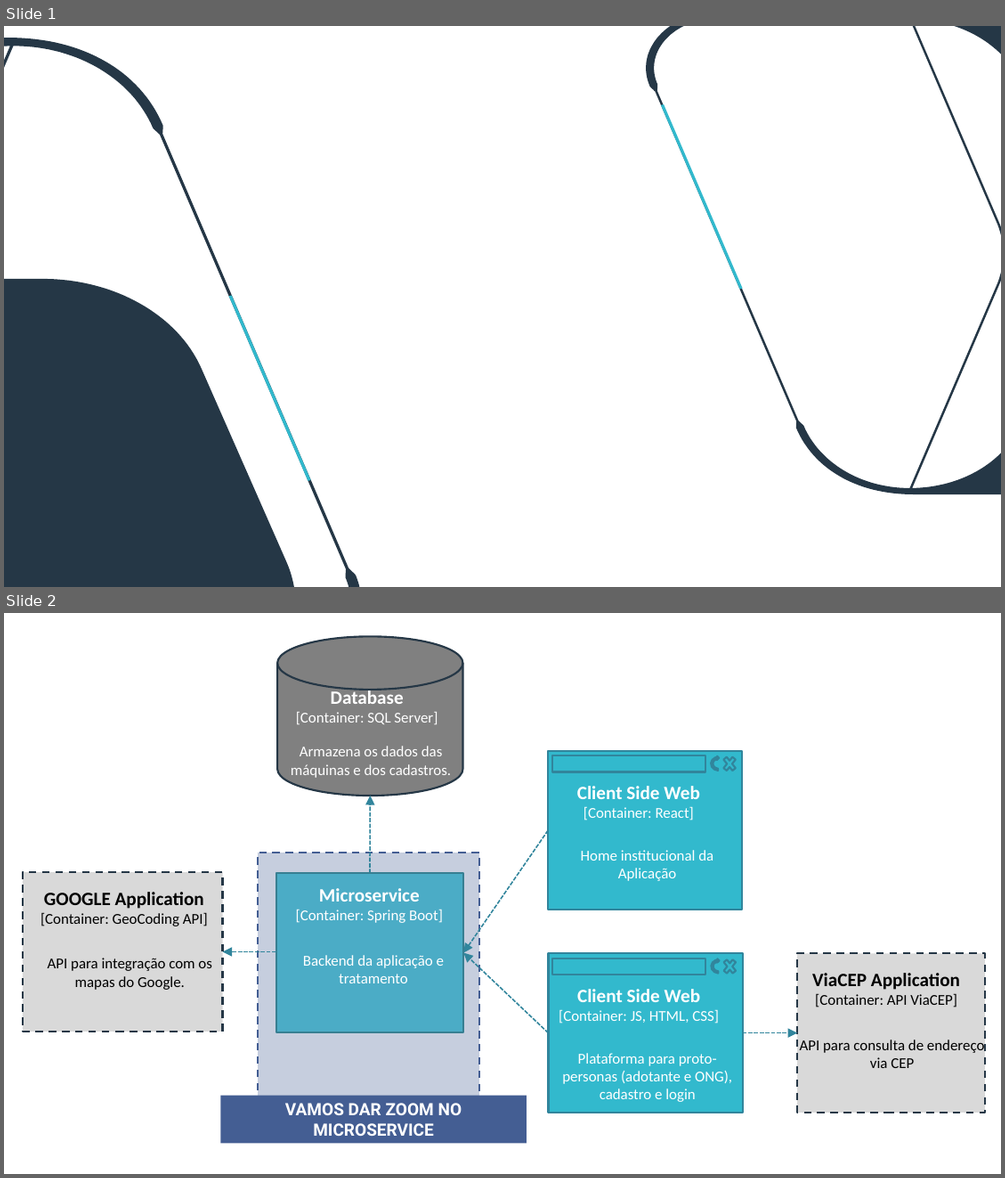
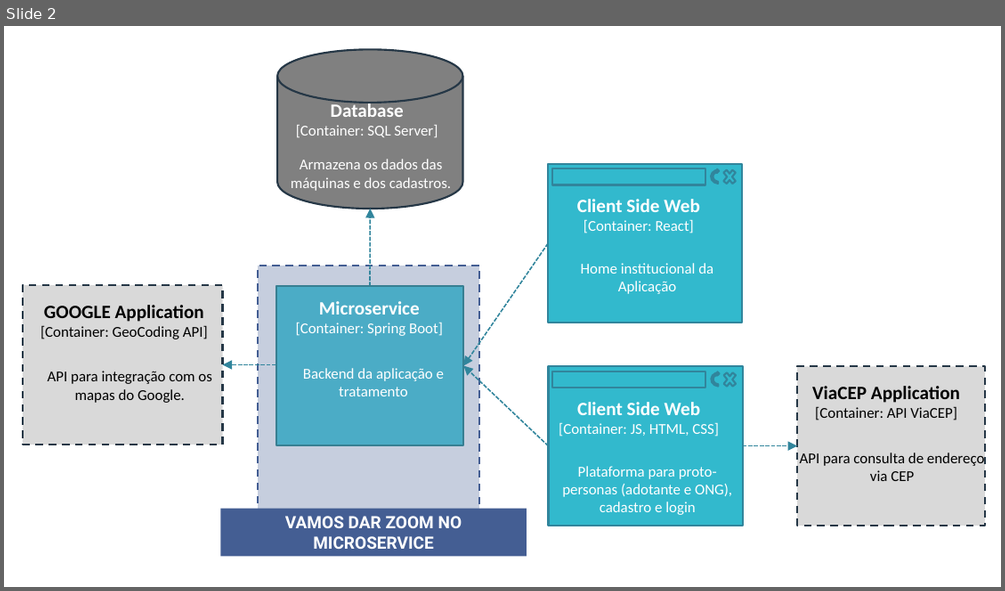
Before and after one commit to Pederzini/miaudote, a slide deck: Documentos/Arquitetura/Arquitetura_MiauDote.pptx. Shown one above the other, each under a label of ours: slides 1 and 2 before the commit, slide 2 after it. The pictures are 1005x1178 and 1005x591 pixels, drawn with LibreOffice and Linux fonts; fonts in the diff are those of the drawing; background and template pictures are left out. Boxes give left, top, right and bottom in pixels: in the first picture for what was removed or moved away, otherwise in the second. Text is boxed around its words. In the diff, an @@ line names an element or a change of style, - is before the commit and + after.

```diff
--- a/Documentos/Arquitetura/Arquitetura_MiauDote.pptx
+++ b/Documentos/Arquitetura/Arquitetura_MiauDote.pptx
@@ slide 1 removed at (4,26,1001,587), background #FFFFFF @@
@@ freeform shape removed at (4,38,359,587) @@
@@ freeform shape removed at (647,26,1001,494) @@
@@ freeform shape removed at (661,104,743,289) @@
@@ freeform shape removed at (4,279,294,587) @@
@@ freeform shape removed at (229,295,311,480) @@
```
Also in this commit, not shown: 2 slides changed, 1 slide added.
